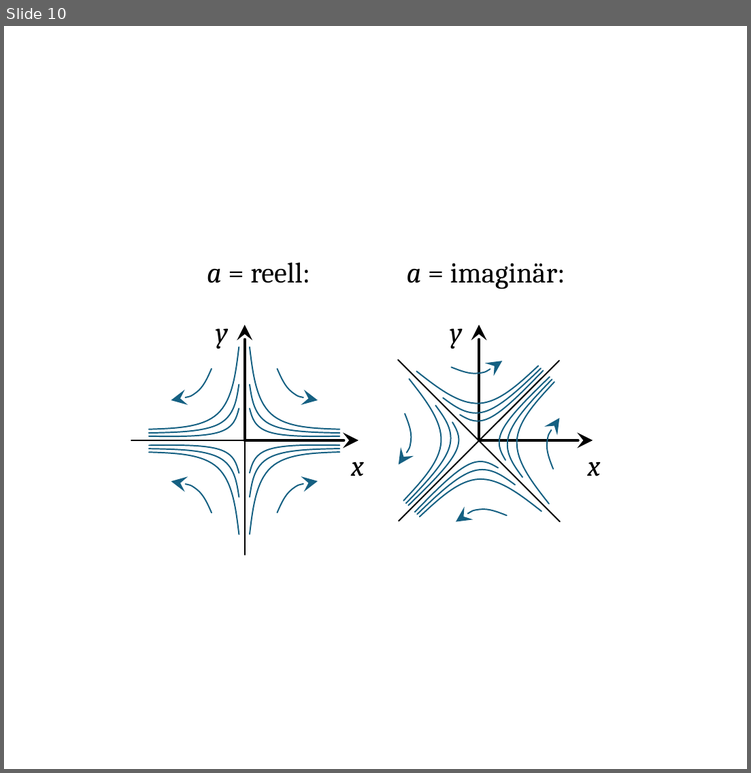
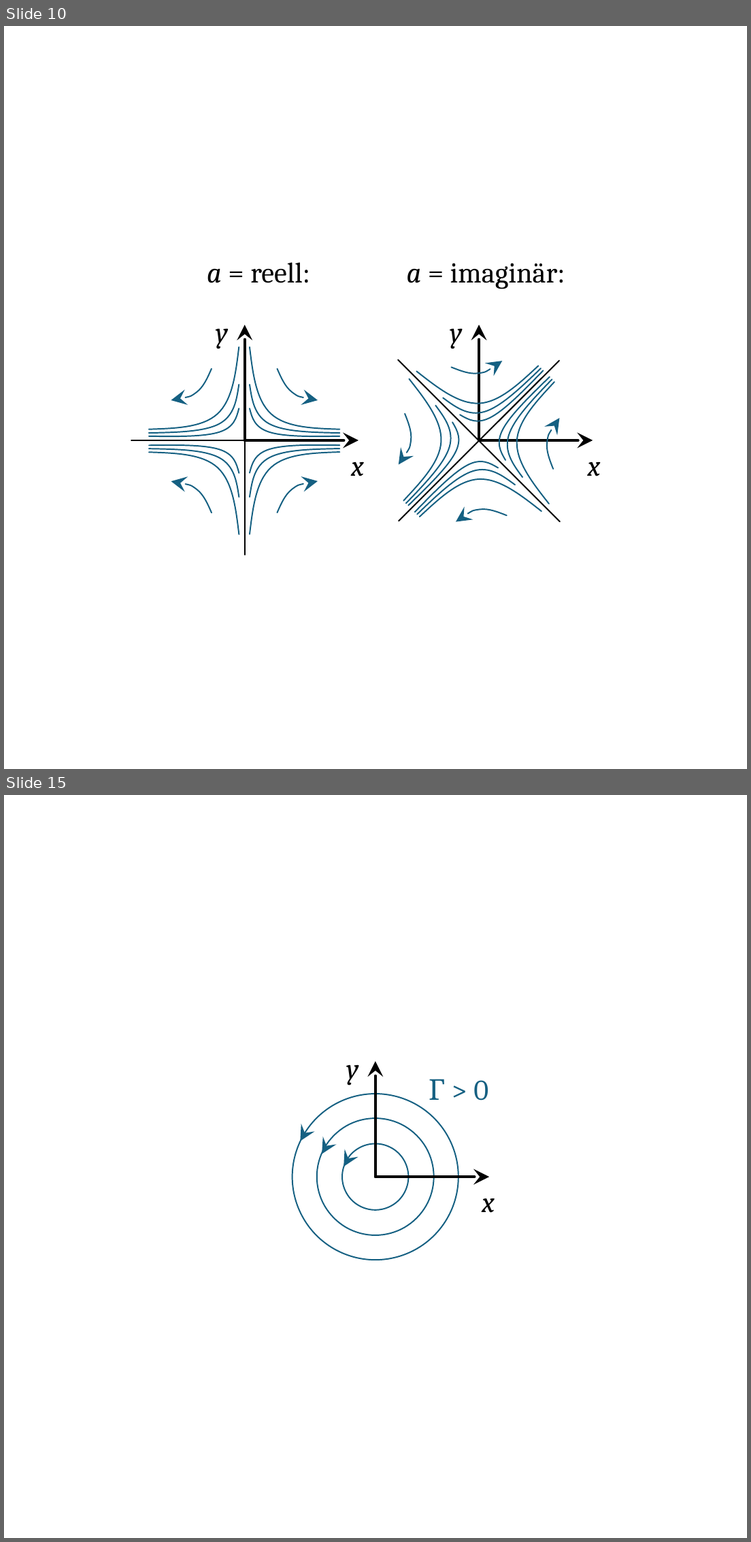
Before and after one commit to m4zeRobot/Project-FoSa, a slide deck: Strömungslehre 2/images/SL2-Images.pptx. Shown one above the other, each under a label of ours: slide 10 before the commit, slides 10 and 15 after it; the slides between them are not shown. The pictures are 751x773 and 751x1542 pixels, drawn with LibreOffice and Linux fonts; fonts in the diff are those of the drawing. Boxes give left, top, right and bottom in pixels: in the first picture for what was removed or moved away, otherwise in the second. Text is boxed around its words. In the diff, an @@ line names an element or a change of style, - is before the commit and + after.

```diff
--- a/Strömungslehre 2/images/SL2-Images.pptx
+++ b/Strömungslehre 2/images/SL2-Images.pptx
@@ slide 15 added at (4, 795, 747, 1538), background #FFFFFF @@
@@ text added at (428, 1079, 488, 1100), 11 pt, text #156082 @@
+Γ > 0
@@ group added at (292, 1093, 458, 1259): 3 arrows, 3 ellipses @@
@@ group added at (346, 1061, 494, 1213): 2 arrows, 2 texts @@
+y
+x
```
Also in this commit, not shown: 1 slide changed, 6 other slides added, 9 other files.
